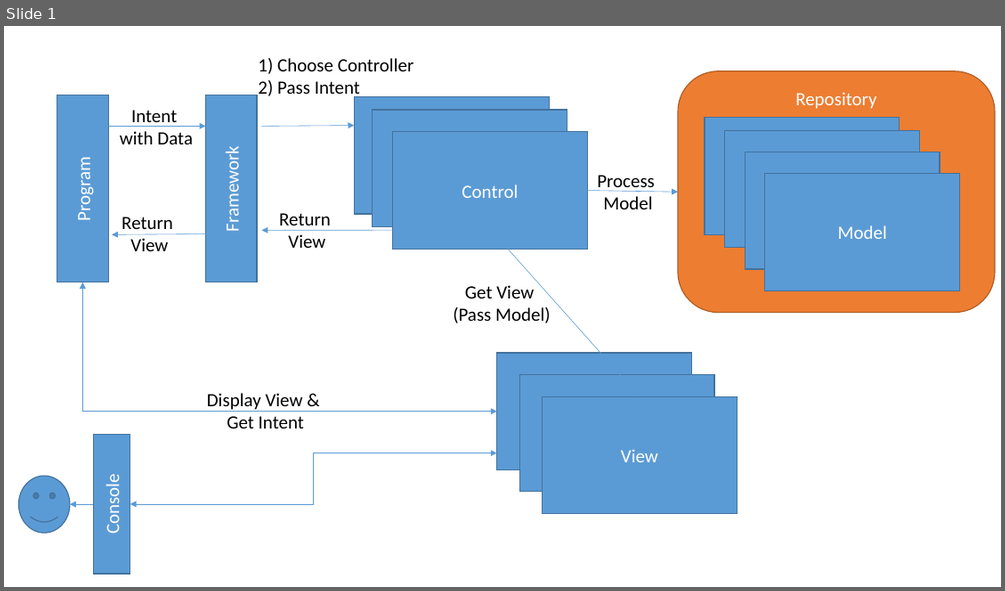
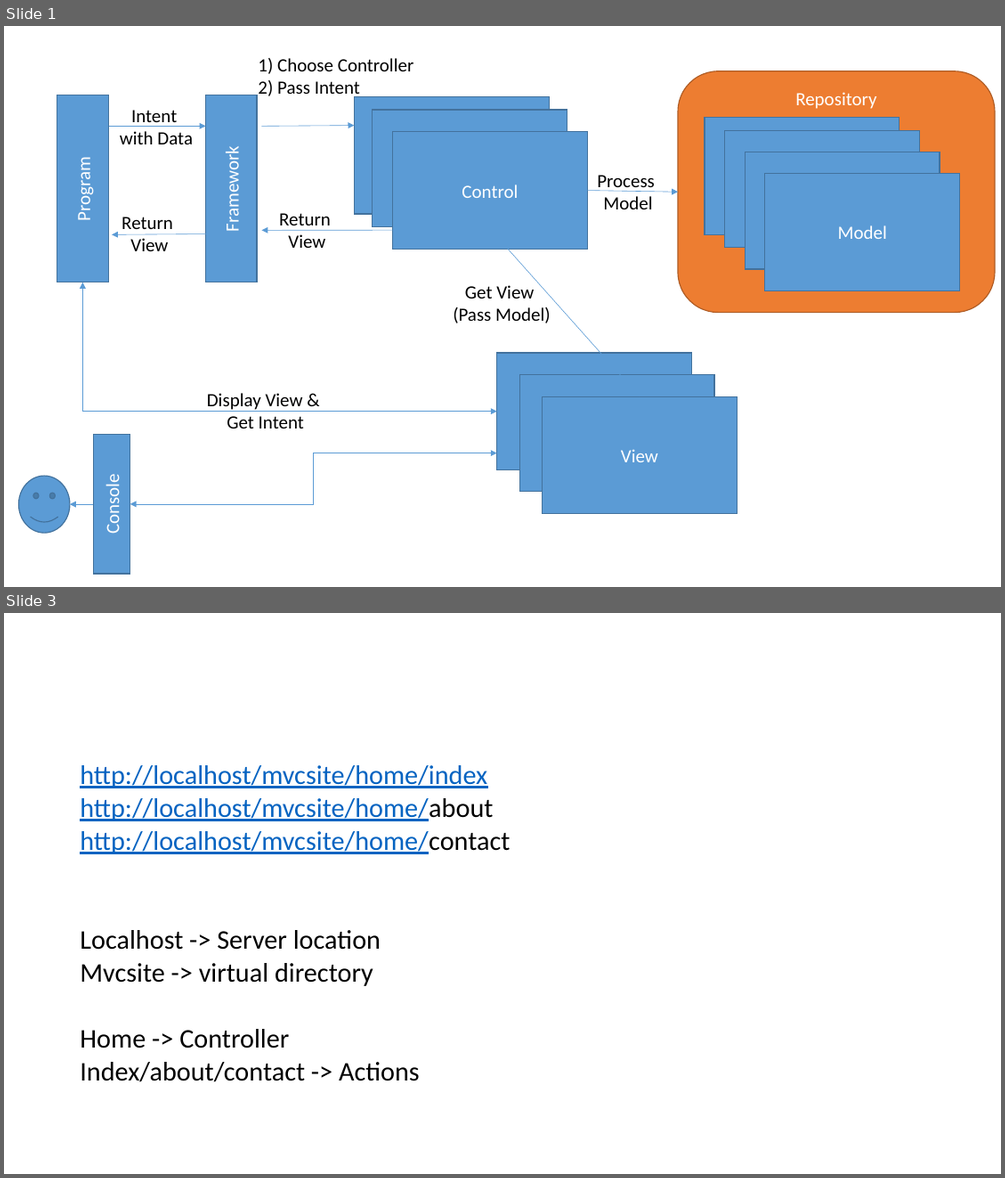
Before and after one commit to ganesansays/Sessions, a slide deck: MVC.pptx. Shown one above the other, each under a label of ours: slide 1 before the commit, slides 1 and 3 after it; the slides between them are not shown. The pictures are 1005x591 and 1005x1178 pixels, drawn with LibreOffice and Linux fonts; fonts in the diff are those of the drawing. Boxes give left, top, right and bottom in pixels: in the first picture for what was removed or moved away, otherwise in the second. Text is boxed around its words. In the diff, an @@ line names an element or a change of style, - is before the commit and + after.

```diff
--- a/MVC.pptx
+++ b/MVC.pptx
@@ slide 3 added at [4, 613, 1001, 1174], background #FFFFFF @@
@@ text added at [80, 765, 510, 1082], 25.9 pt, text #000000 @@
+http://localhost/mvcsite/home/index
+http://localhost/mvcsite/home/about
+http://localhost/mvcsite/home/contact
+Localhost -> Server location
+Mvcsite -> virtual directory
+Home -> Controller
+Index/about/contact -> Actions
```
Also in this commit, not shown: 1 other slide added, 10 other files.
